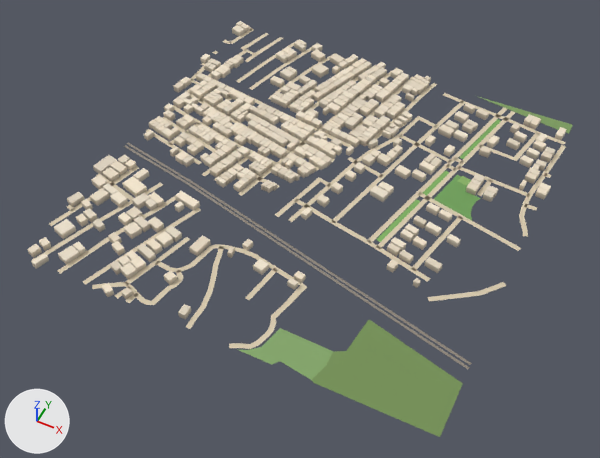
The glTF model public/assets/bengaluru-region-v1/tiles/t25_4-l0.glb, before and after one commit.
Camera for both pictures: a camera (50 mm lens) standing at (13051.0, 1601.0, 721.0) and looking at (12750.0, 2204.0, -32.0). The axes (+X, +Y, +Z) are drawn at lower left. The lights are the same throughout. The first picture is the older version. Vertices at exactly the same position are counted once.

Before the edit, the objects in view are built like this:
```python
me_building = bpy.data.meshes.new('building')
me_building.from_pydata(...)  # 4236 vertices, 5319 faces; spans x -9.0..505.0, y -7.0..504.0, z 0.0..8.0
me_building.materials.append(mat_building)
me_ground = bpy.data.meshes.new('ground')
me_ground.from_pydata(...)  # 1006 vertices, 867 faces; spans x -3.0..503.0, y -3.0..503.0, z 1.0
me_ground.materials.append(mat_ground)
ob_building = bpy.data.objects.new('building', me_building)
ob_building.location = (12500.0, 2000.0, 0.0)
ob_ground = bpy.data.objects.new('ground', me_ground)
ob_ground.location = (12500.0, 2000.0, 0.0)
```
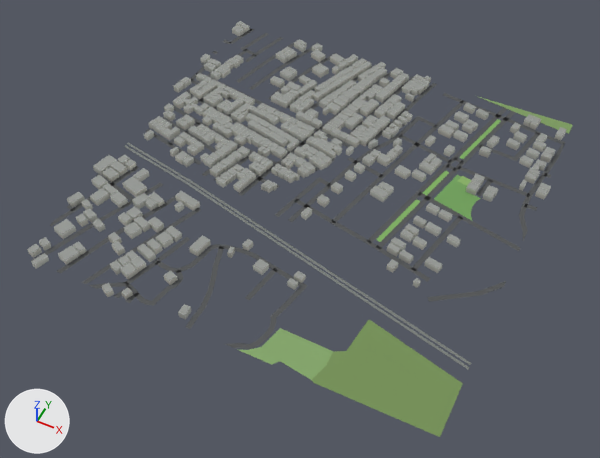
The change, as a diff of the scene's bpy script:
```diff
--- a/public/assets/bengaluru-region-v1/tiles/t25_4-l0.glb.py
+++ b/public/assets/bengaluru-region-v1/tiles/t25_4-l0.glb.py
@@ me_building @@
 # used by ob_building; location = (12500.0, 2000.0, 0.0)
-me_building.from_pydata(...)  # 4236 vertices, 5319 faces; spans x -9.0..505.0, y -7.0..504.0, z 0.0..8.0
+me_building.from_pydata(...)  # 4236 vertices, 6394 faces; spans x -9.0..505.0, y -7.0..504.0, z 0.0..8.0
+# me_building part 1: 5319 kept faces spanning x -9.0..505.0, y -7.0..504.0, z 0.0..8.0 get new vertex colours
 me_building.materials.append(mat_building)
@@ me_ground @@
 # used by ob_ground; location = (12500.0, 2000.0, 0.0)
-me_ground.from_pydata(...)  # 1006 vertices, 867 faces; spans x -3.0..503.0, y -3.0..503.0, z 1.0
+me_ground.from_pydata(...)  # 1022 vertices, 881 faces; spans x 0.0..500.0, y 0.0..500.0, z 1.0
+# me_ground part 2
+# 34 vertices are removed from x -3.0..503.0, y -3.0..503.0, z 1.0
+# 56 faces are deleted
+# 8 vertices in x 25.0..313.0, y 355.0..499.0, z 1.0 move by (0.0, 1.0, 0.0)
+# 8 vertices in x 17.0..307.0, y 352.0..501.0, z 1.0 move by (0.0, -1.0, 0.0)
+# 4 vertices in x 54.0..268.0, y 12.0..467.0, z 1.0 move by (1.0, 1.0, 0.0)
+# 4 vertices in x 44.0..173.0, y 10.0..447.0, z 1.0 move by (-1.0, -1.0, 0.0)
+# 4 vertices in x 1.0..191.0, y 90.0..396.0, z 1.0 move by (-1.0, 1.0, 0.0)
+# 4 vertices in x 149.0..274.0, y 465.0..481.0, z 1.0 move by (1.0, 2.0, 0.0)
+# 61 vertices move from x -1.0..503.0, y 1.0..499.0, z 1.0 to x 0.0..500.0, y 0.0..500.0, z 1.0
+# 50 vertices are added at x 0.0..500.0, y 0.0..500.0, z 1.0
+# 70 new faces join them
+# me_ground part 3: 635 kept faces spanning x 0.0..500.0, y 0.0..500.0, z 1.0 get new vertex colours; the middle colour goes from beige #d7c9ae to dark grey #535556
 me_ground.materials.append(mat_ground)
```

Changed parts and their boxes [x1, y1, x2, y2] in the pictures (600 x 458 px; the box of a moved part takes in the faces that stretch with it):
'ground', reshaped
    before: [32, 27, 573, 437]
    after: [31, 28, 573, 437]
part 1 of me_building, recoloured (darker)
    both: [27, 21, 567, 320]
part 2 of me_ground, moved or reshaped
    before: [32, 27, 566, 369]
    after: [31, 28, 565, 370]
part 3 of me_ground, recoloured
    both: [67, 29, 565, 369]
